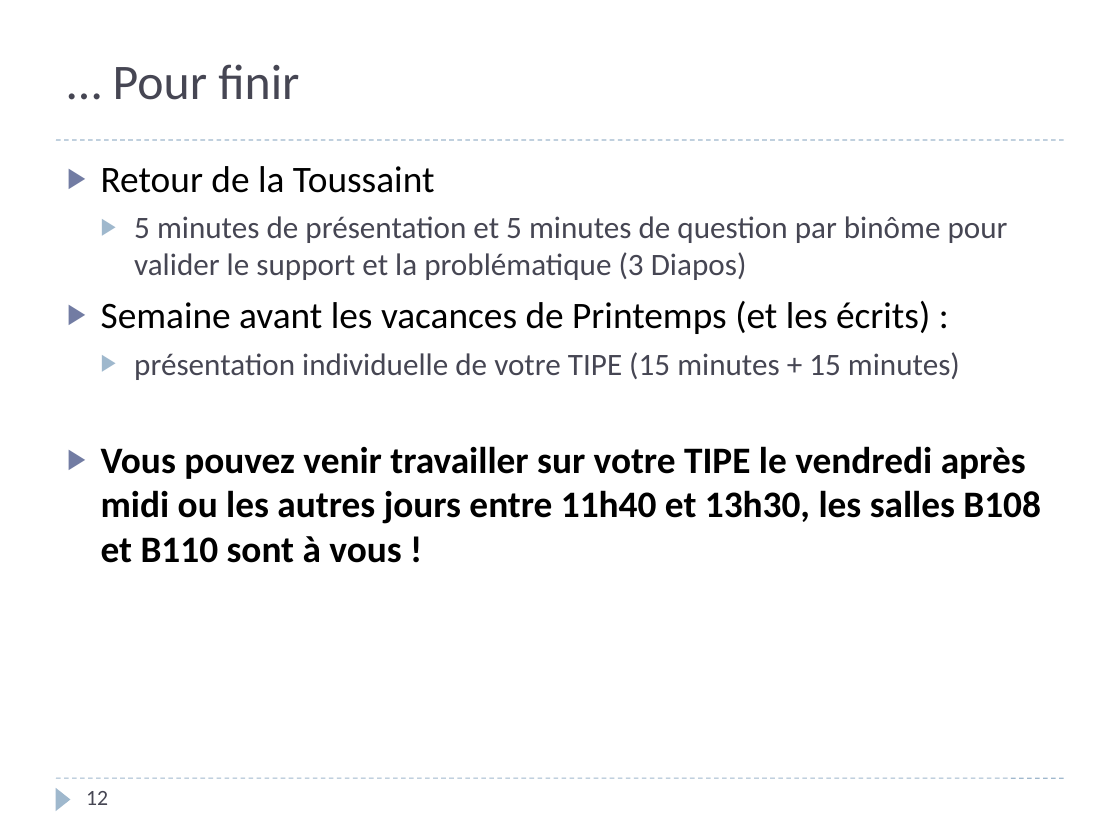
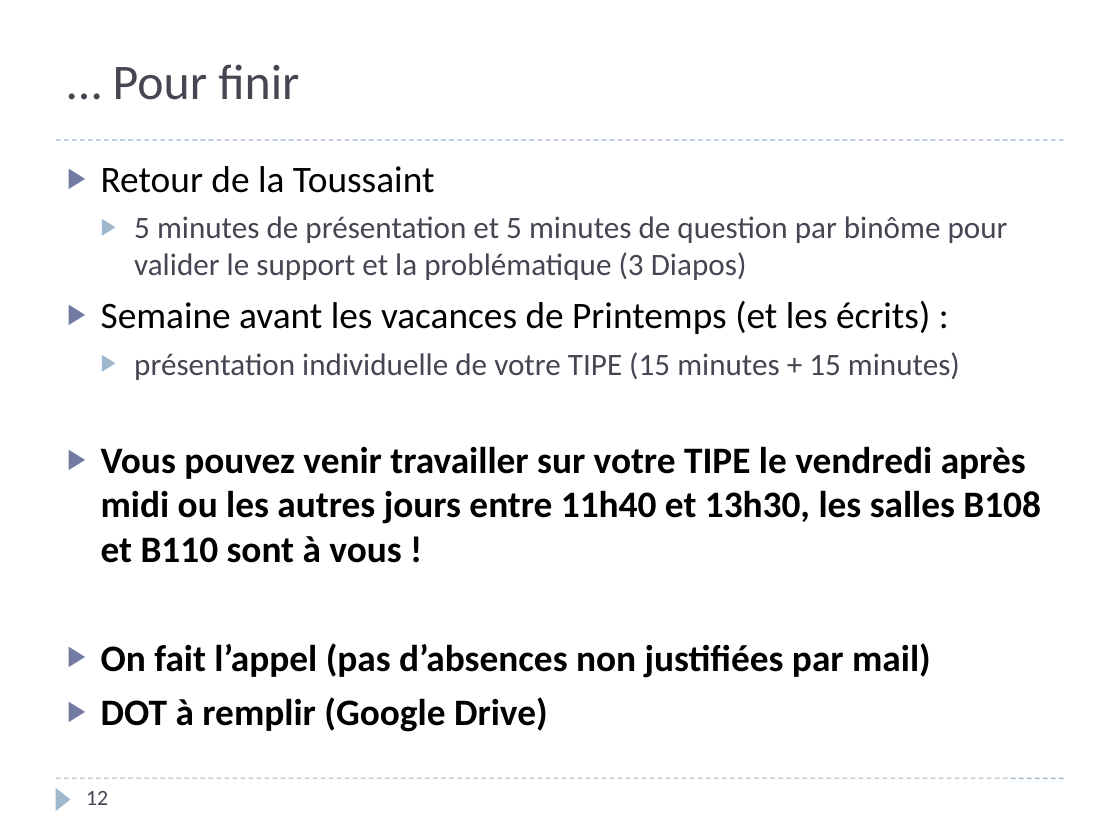
Before and after one commit to xpessoles/TIPE, a slide deck: slide 12 of Introduction_TIPE_2019_2020.pptx. Drawn at 1120x840 pixels with LibreOffice and Linux fonts; fonts in the diff are those of the drawing. Boxes give left, top, right and bottom in pixels: in the first picture for what was removed or moved away, otherwise in the second. Text is boxed around its words. In the diff, an @@ line names an element or a change of style, - is before the commit and + after.

```diff
--- a/Introduction_TIPE_2019_2020.pptx
+++ b/Introduction_TIPE_2019_2020.pptx
@@ text at box(101, 643, 931, 732): paragraphs added @@
+▶ On fait l’appel (pas d’absences non justifiées par mail)
+▶ DOT à remplir (Google Drive)
```
